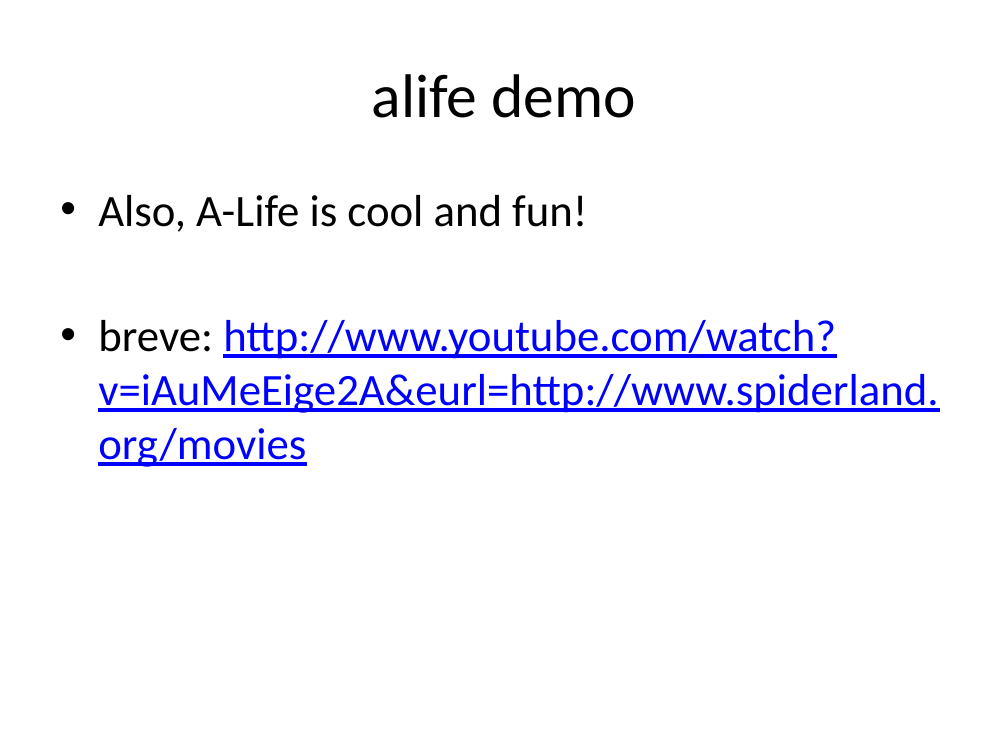
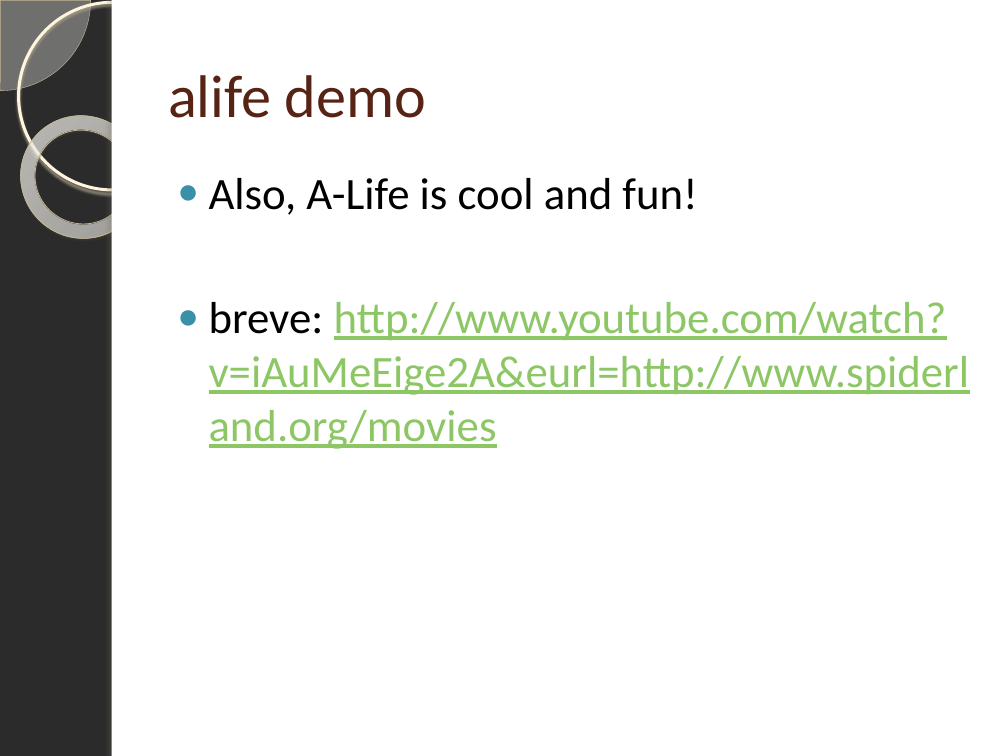
Before and after one commit to mallyvai/4holland, a slide deck: slide 4 of tierra.pptx. Drawn at 1008x756 pixels with LibreOffice and Linux fonts; fonts in the diff are those of the drawing; background and template pictures are left out; a plain dark background stands for a picture behind light text. Boxes give left, top, right and bottom in pixels: in the first picture for what was removed or moved away, otherwise in the second. Text is boxed around its words. In the diff, an @@ line names an element or a change of style, - is before the commit and + after.

```diff
--- a/tierra.pptx
+++ b/tierra.pptx
@@ background #FFFFFF to picture (left out) @@
@@ pie slice (boxed as its full ellipse) added at <box>0,0,91,91</box>, fill #FEFAF4 at 33% opacity, outline #D3C39F 0.25 pt @@
@@ ellipse added at <box>18,2,206,190</box>, outline #FFF5DE 2.15 pt @@
@@ rectangle added at <box>112,0,1008,756</box>, fill #FFFFFF @@
@@ rectangle added at <box>112,0,120,756</box>, fill #FFFFFF @@
@@ title "alife demo": place and size @@
-title "alife demo" at <box>372,74,636,118</box>
+title "alife demo" at <box>168,75,426,118</box>
@@ title "alife demo" at <box>168,75,426,118</box>: size 44 to 43 pt, text colour #000000 to #572314; alignment centre to left @@
@@ donut added at <box>0,91,169,263</box>, fill gradient #FFFCF6 to #FFFEFB to #F0D28E, outline #C7B893 0.58 pt @@
@@ text "Also, A-Life is cool and ...": place and size @@
-text "Also, A-Life is cool and ..." at <box>98,195,938,467</box>
+text "Also, A-Life is cool and ..." at <box>209,178,970,449</box>
@@ text "Also, A-Life is cool and ..." at <box>209,178,970,449</box>: text colour #0000FF to #8DC765 in "http://www.youtube.com/watch?v=iAuMeEige2A&eurl=http://www.s ..."; bullet • to ● @@
```
Also in this commit, not shown: 10 other slides changed, 7 slides added, 3 slides removed.
